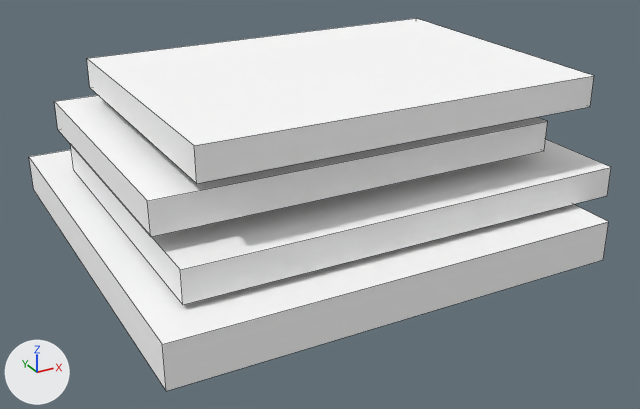
What one commit did to the OBJ model src/main/resources/assets/myvillage/models/equipment/forging/bench_helmet_0_hot.obj.
Both versions are drawn from a 50 mm camera at (-0.102, -1.631, 0.585) aimed at (0.497, -0.541, 0.041). The axes (+X, +Y, +Z) are drawn at lower left. The lights are the same throughout. The older version comes first. Mesh edges are drawn as thin lines. Where no turn or scale is listed for an object, it has been applied to the vertices. Vertices at exactly the same position are counted once.

Names of what the first picture shows: 'bench_helmet_0_hot'.
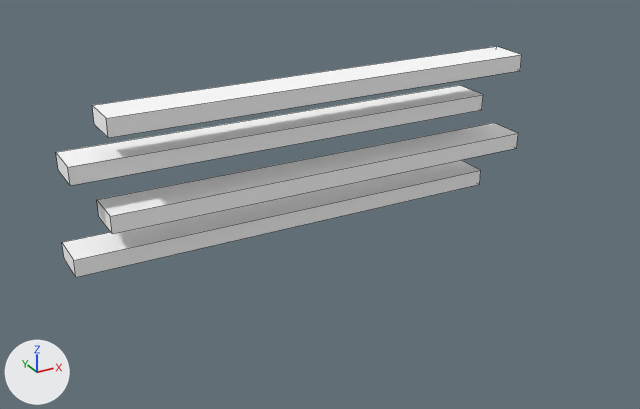
The change in detail:
me_bench_helmet_0_hot is used by ob_bench_helmet_0_hot; location (0.0, 0.0, 0.0).
me_bench_helmet_0_hot had 32 vertices, 24 faces and spanned x 0.144..0.856, y -0.83..-0.17, z 0.0..0.25.
me_bench_helmet_0_hot now has 32 vertices, 24 faces and spans x 0.125..0.875, y -0.547..-0.453, z 0.0..0.23.
me_bench_helmet_0_hot part 1: the loose piece of 8 vertices spanning x 0.189..0.856, y -0.773..-0.288, z 0.068..0.114 is scaled about its middle by (1.05, 0.132, 0.58), then moved by (0.002, 0.015, -0.01).
me_bench_helmet_0_hot part 2: the loose piece of 8 vertices spanning x 0.174..0.773, y -0.72..-0.28, z 0.136..0.182 is scaled about its middle by (1.15, 0.146, 0.58), then moved by (0.002, 0.015, -0.01).
Part 3, on me_bench_helmet_0_hot:
Vertex 0 of me_bench_helmet_0_hot moves from (0.144, -0.83, 0.0) at pixel (166, 391) to (0.125, -0.517, 0.0) at pixel (75, 277).
Vertex 1 of me_bench_helmet_0_hot moves from (0.144, -0.17, 0.0) at pixel (33, 189) to (0.125, -0.453, 0.0) at pixel (64, 258).
Vertex 2 of me_bench_helmet_0_hot moves from (0.803, -0.17, 0.0) to (0.826, -0.453, 0.0).
Vertex 3 of me_bench_helmet_0_hot moves from (0.803, -0.83, 0.0) at pixel (603, 259) to (0.826, -0.517, 0.0) at pixel (479, 184).
Vertex 4 of me_bench_helmet_0_hot moves from (0.144, -0.17, 0.061) at pixel (28, 156) to (0.125, -0.453, 0.026) at pixel (61, 242).
Vertex 5 of me_bench_helmet_0_hot moves from (0.144, -0.83, 0.061) at pixel (162, 344) to (0.125, -0.517, 0.026) at pixel (73, 260).
Vertex 6 of me_bench_helmet_0_hot moves from (0.803, -0.83, 0.061) at pixel (608, 221) to (0.826, -0.517, 0.026) at pixel (480, 170).
Vertex 7 of me_bench_helmet_0_hot moves from (0.803, -0.17, 0.061) to (0.826, -0.453, 0.026).
Vertex 24 of me_bench_helmet_0_hot moves from (0.223, -0.75, 0.205) at pixel (196, 183) to (0.182, -0.547, 0.204) at pixel (108, 137).
Vertex 25 of me_bench_helmet_0_hot moves from (0.223, -0.311, 0.205) at pixel (89, 87) to (0.182, -0.483, 0.204) at pixel (94, 124).
Vertex 26 of me_bench_helmet_0_hot moves from (0.822, -0.311, 0.205) to (0.867, -0.483, 0.204).
Vertex 27 of me_bench_helmet_0_hot moves from (0.822, -0.75, 0.205) at pixel (590, 106) to (0.867, -0.547, 0.204) at pixel (520, 70).
Vertex 28 of me_bench_helmet_0_hot moves from (0.223, -0.311, 0.25) at pixel (86, 58) to (0.182, -0.483, 0.23) at pixel (92, 105).
Vertex 29 of me_bench_helmet_0_hot moves from (0.223, -0.75, 0.25) at pixel (194, 145) to (0.182, -0.547, 0.23) at pixel (106, 118).
Vertex 30 of me_bench_helmet_0_hot moves from (0.822, -0.75, 0.25) at pixel (594, 75) to (0.867, -0.547, 0.23) at pixel (521, 54).
Vertex 31 of me_bench_helmet_0_hot moves from (0.822, -0.311, 0.25) at pixel (416, 18) to (0.867, -0.483, 0.23) at pixel (496, 46).

Location of each change, [x1, y1, x2, y2] in pixels of the pictures (640 x 409 px; the box of a moved part takes in the faces that stretch with it):
'bench_helmet_0_hot', reshaped (20% narrower, 38% shorter)
    before: [29, 18, 611, 391]
    after: [56, 46, 522, 277]
part 1 of me_bench_helmet_0_hot, moved or reshaped
    before: [71, 140, 611, 305]
    after: [97, 123, 518, 234]
part 2 of me_bench_helmet_0_hot, moved or reshaped
    before: [54, 95, 547, 237]
    after: [56, 85, 483, 186]
part 3 of me_bench_helmet_0_hot, moved or reshaped
    before: [29, 18, 609, 391]
    after: [62, 46, 522, 277]
